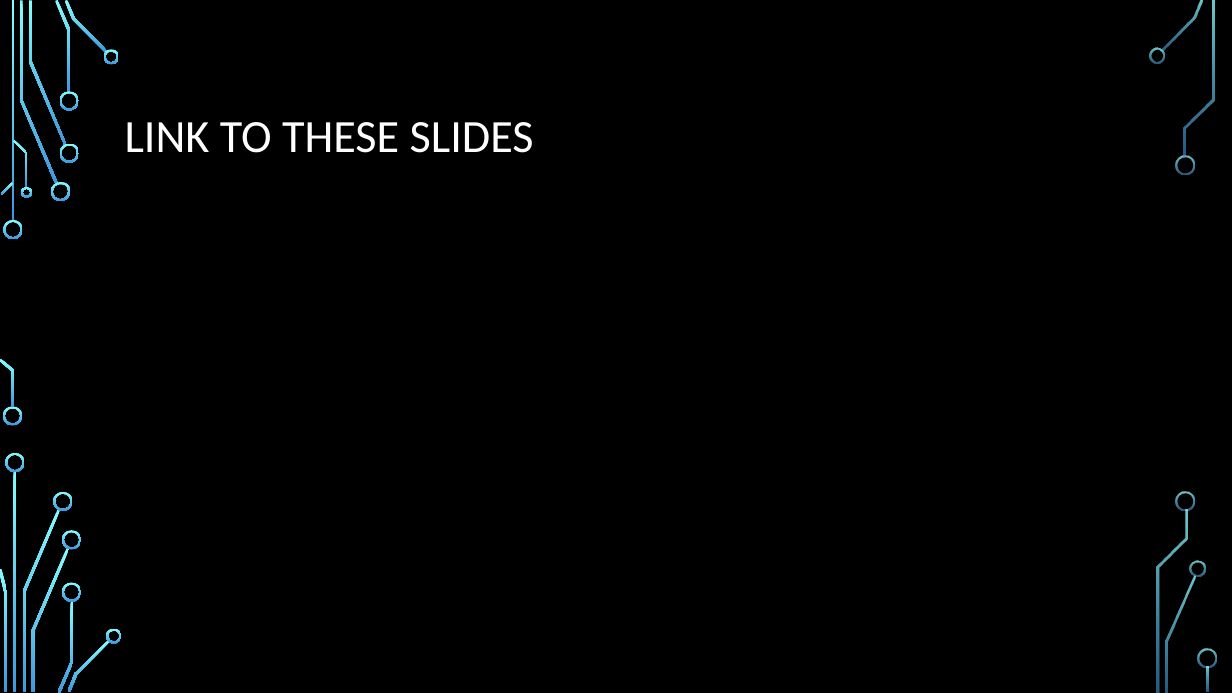
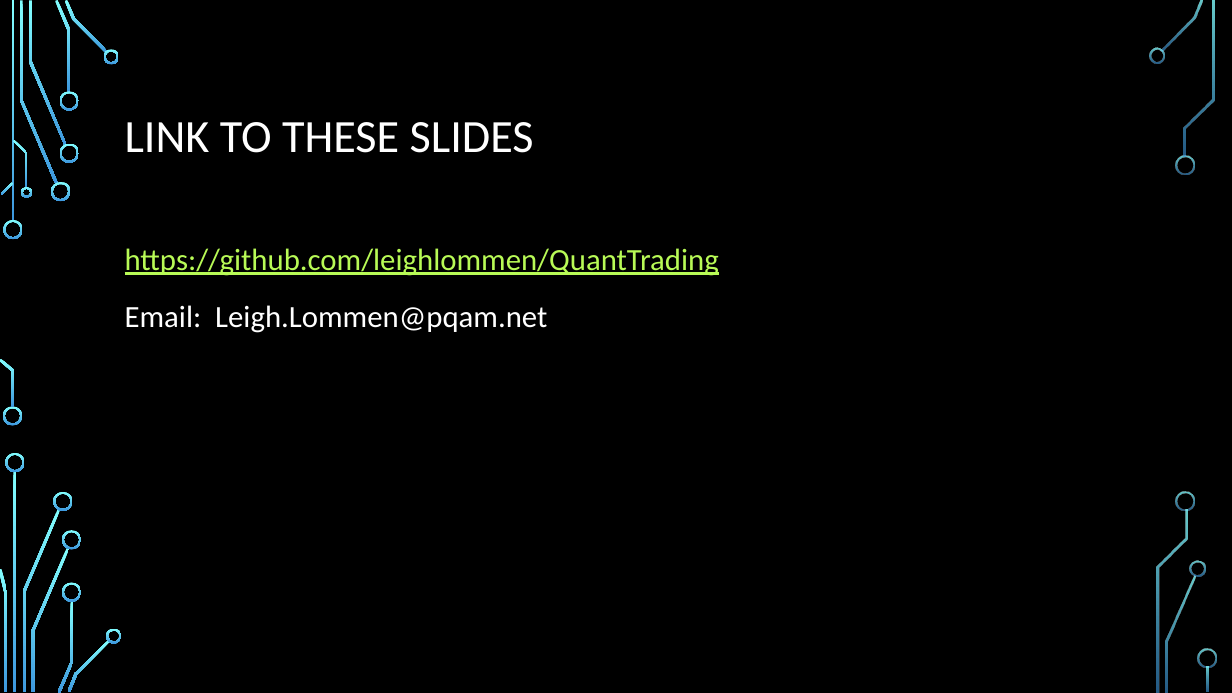
Before and after one commit to leighlommen/QuantTrading, a slide deck: slide 23 of Quant Trading Lecture.pptx. Drawn at 1232x693 pixels with LibreOffice and Linux fonts; fonts in the diff are those of the drawing; background and template pictures are left out. Boxes give left, top, right and bottom in pixels: in the first picture for what was removed or moved away, otherwise in the second. Text is boxed around its words. In the diff, an @@ line names an element or a change of style, - is before the commit and + after.

```diff
--- a/Quant Trading Lecture.pptx
+++ b/Quant Trading Lecture.pptx
@@ text added at [125,248,719,333], 24 pt, text #B8FA56, underline @@
+https://github.com/leighlommen/QuantTrading
+Email: Leigh.Lommen@pqam.net
```
Also in this commit, not shown: 1 other slide changed.
